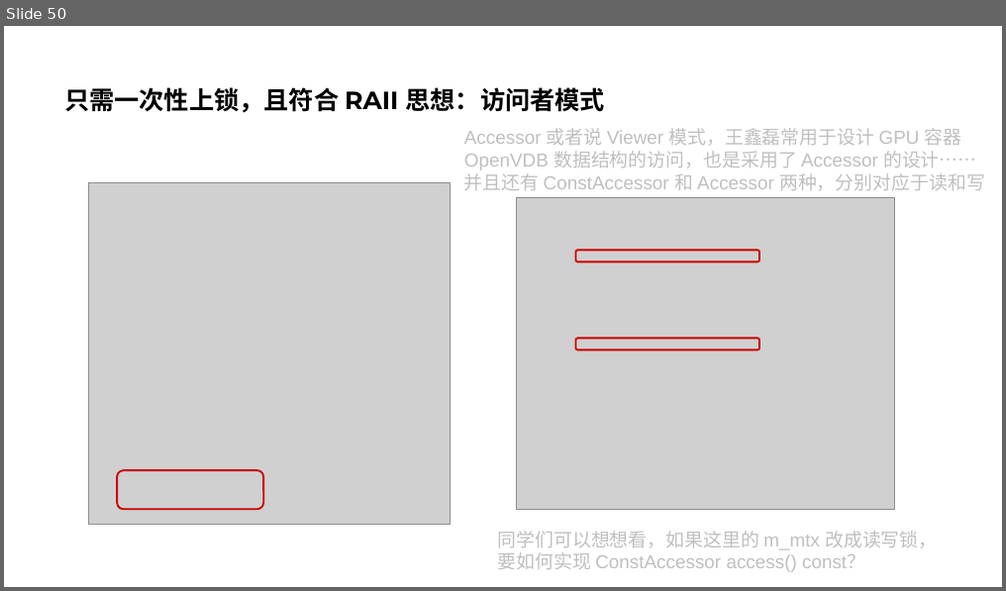
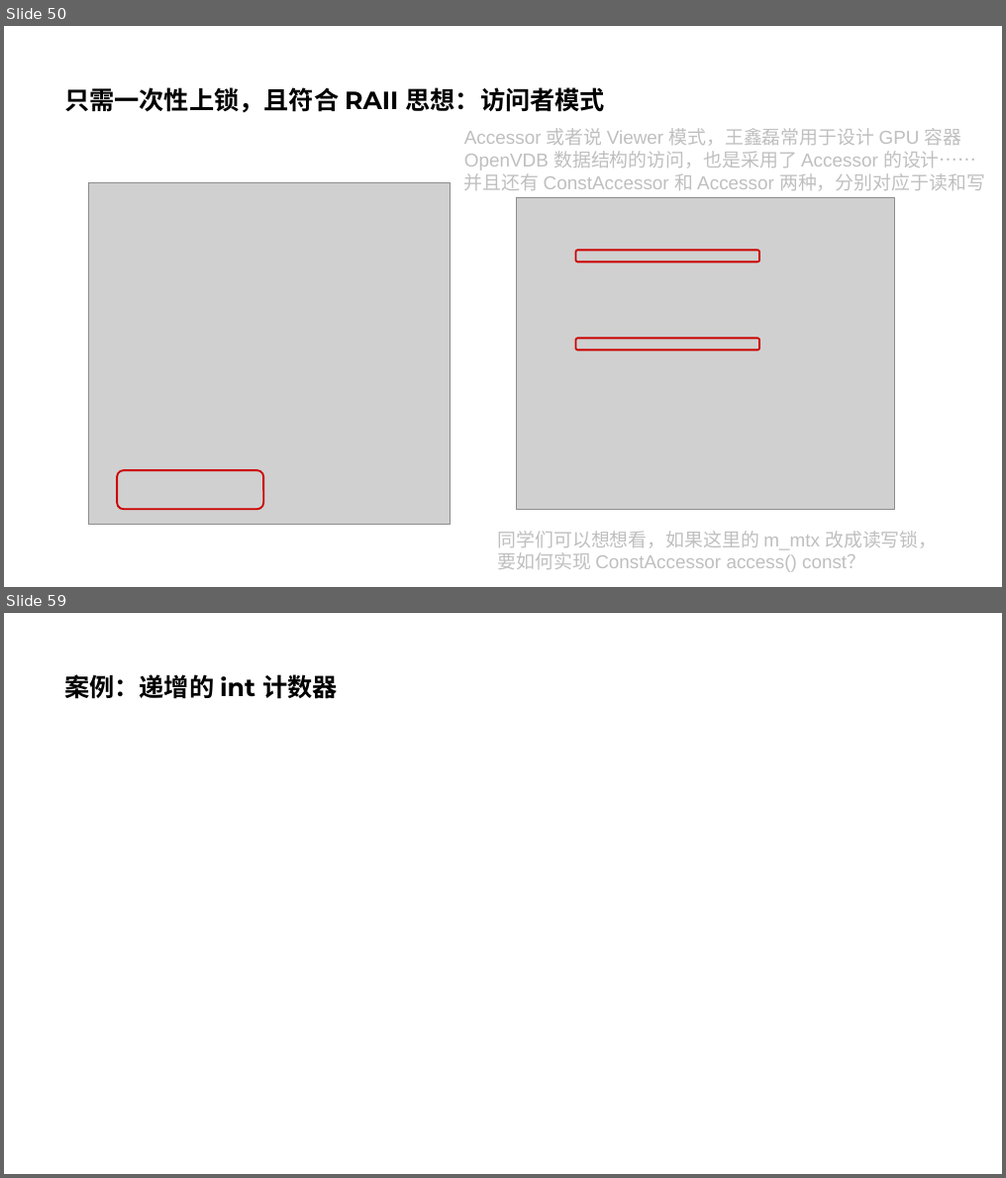
Before and after one commit to parallel101/course, a slide deck: 05/slides.pptx. Shown one above the other, each under a label of ours: slide 50 before the commit, slides 50 and 59 after it; the slides between them are not shown. The pictures are 1006x591 and 1006x1178 pixels, drawn with LibreOffice and Linux fonts; fonts in the diff are those of the drawing; grey boxes stand for pictures. Boxes give left, top, right and bottom in pixels: in the first picture for what was removed or moved away, otherwise in the second. Text is boxed around its words. In the diff, an @@ line names an element or a change of style, - is before the commit and + after.

```diff
--- a/05/slides.pptx
+++ b/05/slides.pptx
@@ slide 59 added at bbox=[4, 613, 1002, 1174], background #FFFFFF @@
@@ title added at bbox=[64, 674, 338, 699], 24 pt, text #000000, bold @@
+案例：递增的 int 计数器
```
Also in this commit, not shown: 1 slide changed, 9 other slides added, 1 slide removed, 21 other files.
